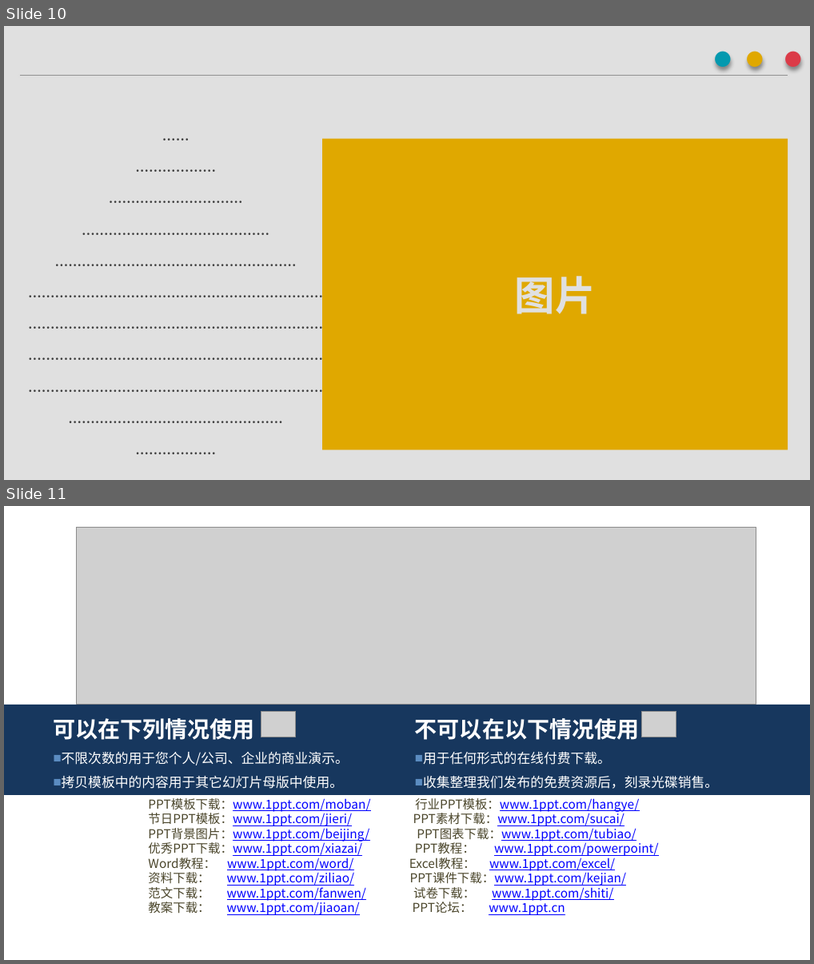
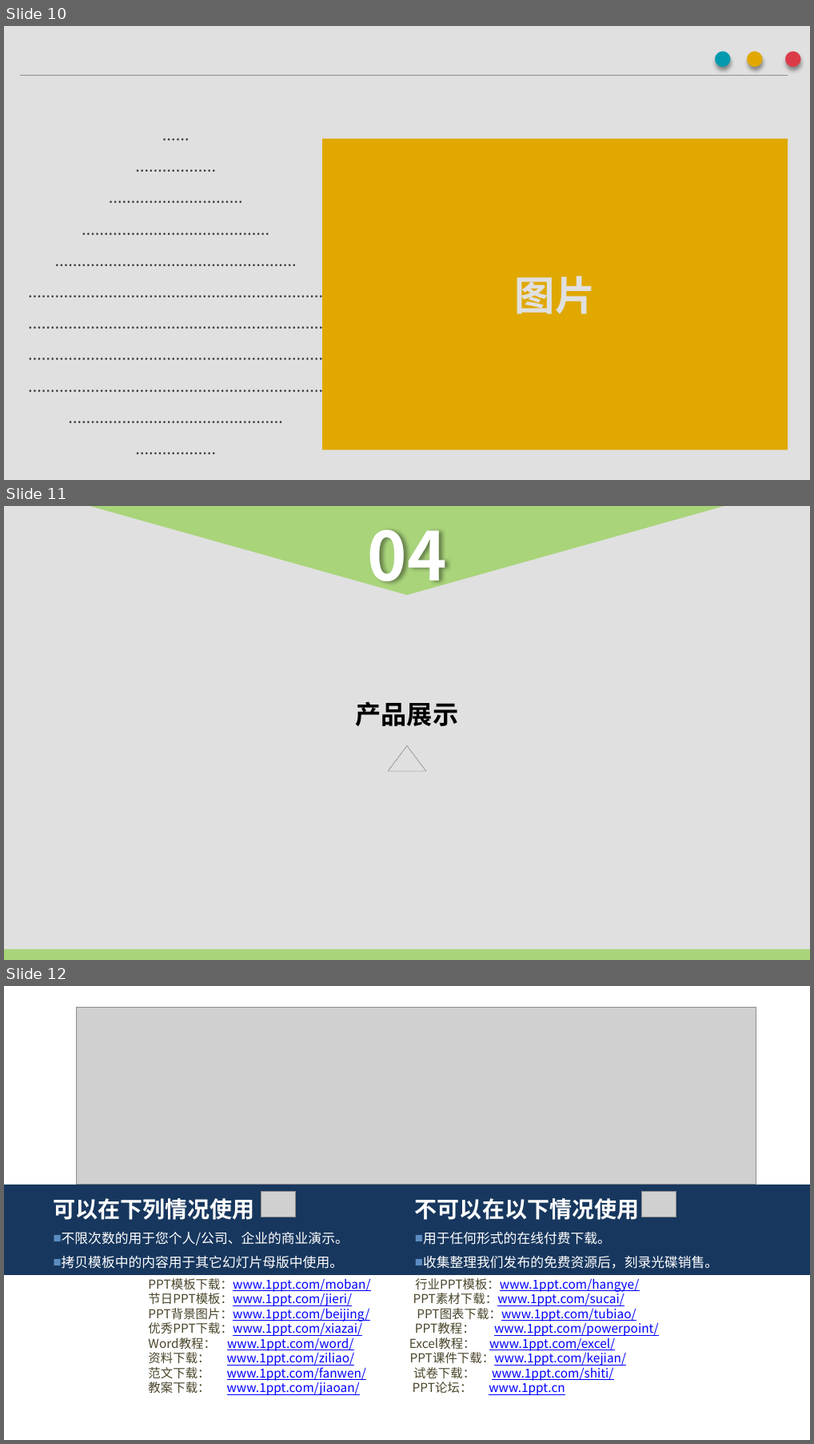
Before and after one commit to TimerChen/TrainTickets, a slide deck: Presentation/presentation.pptx. Shown one above the other, each under a label of ours: slides 10 and 11 before the commit, slides 10, 11 and 12 after it. The pictures are 814x964 and 814x1444 pixels, drawn with LibreOffice and Linux fonts; fonts in the diff are those of the drawing; grey boxes stand for pictures. Boxes give left, top, right and bottom in pixels: in the first picture for what was removed or moved away, otherwise in the second. Text is boxed around its words. In the diff, an @@ line names an element or a change of style, - is before the commit and + after.

```diff
--- a/Presentation/presentation.pptx
+++ b/Presentation/presentation.pptx
@@ slide 11 added at (4,506,810,960), background #FFFFFF @@
@@ rectangle added at (4,506,810,960), fill #000000 at 12% opacity @@
@@ flow chart merge added at (90,506,724,595), fill #92D050 at 70% opacity @@
@@ text added at (367,530,446,597), 60 pt, text #FFFFFF, bold @@
+04
@@ text added at (355,701,458,726), 23 pt, text #000000, bold @@
+产品展示
@@ flow chart merge added at (388,745,426,771), outline #808080 0.5 pt dashed @@
@@ rectangle added at (4,948,810,960), fill #92D050 at 70% opacity @@
@@ what was slide 11 is now slide 12 @@
```
Also in this commit, not shown: 3 other slides added, 3 slides removed, 5 other files.
